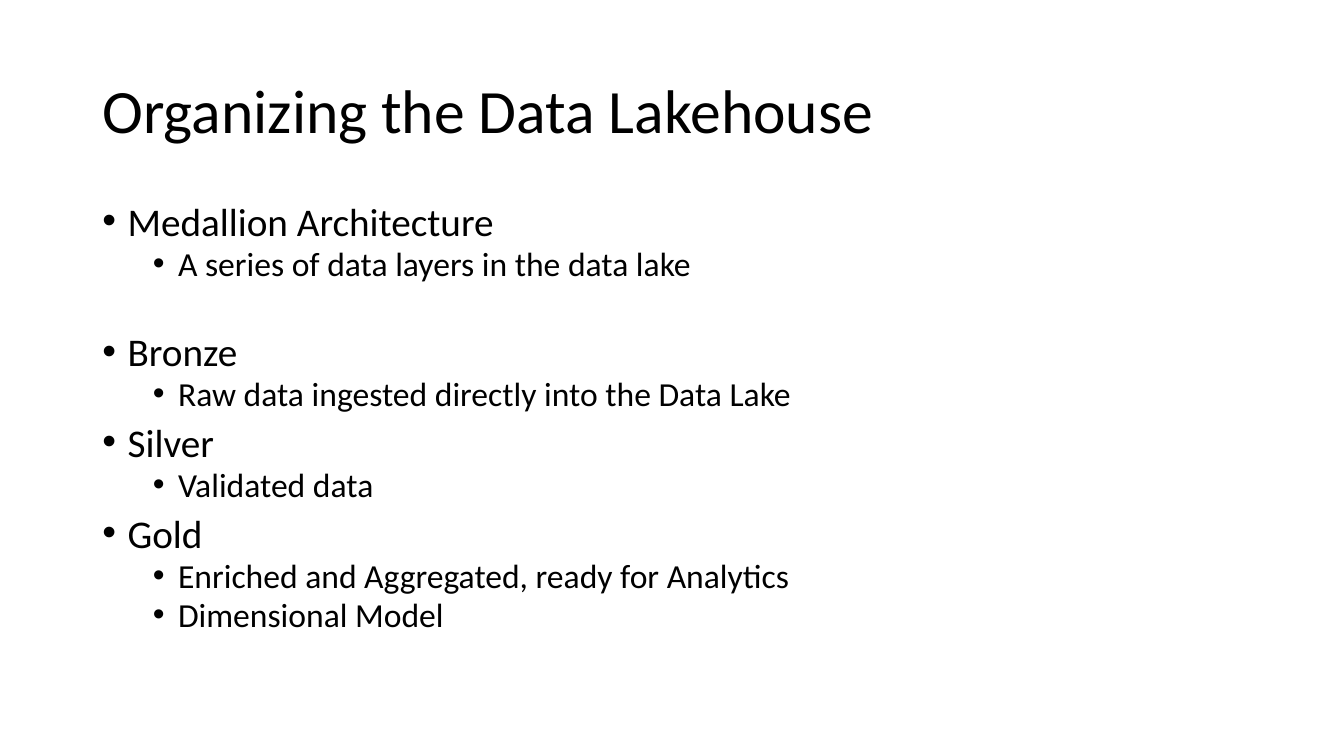
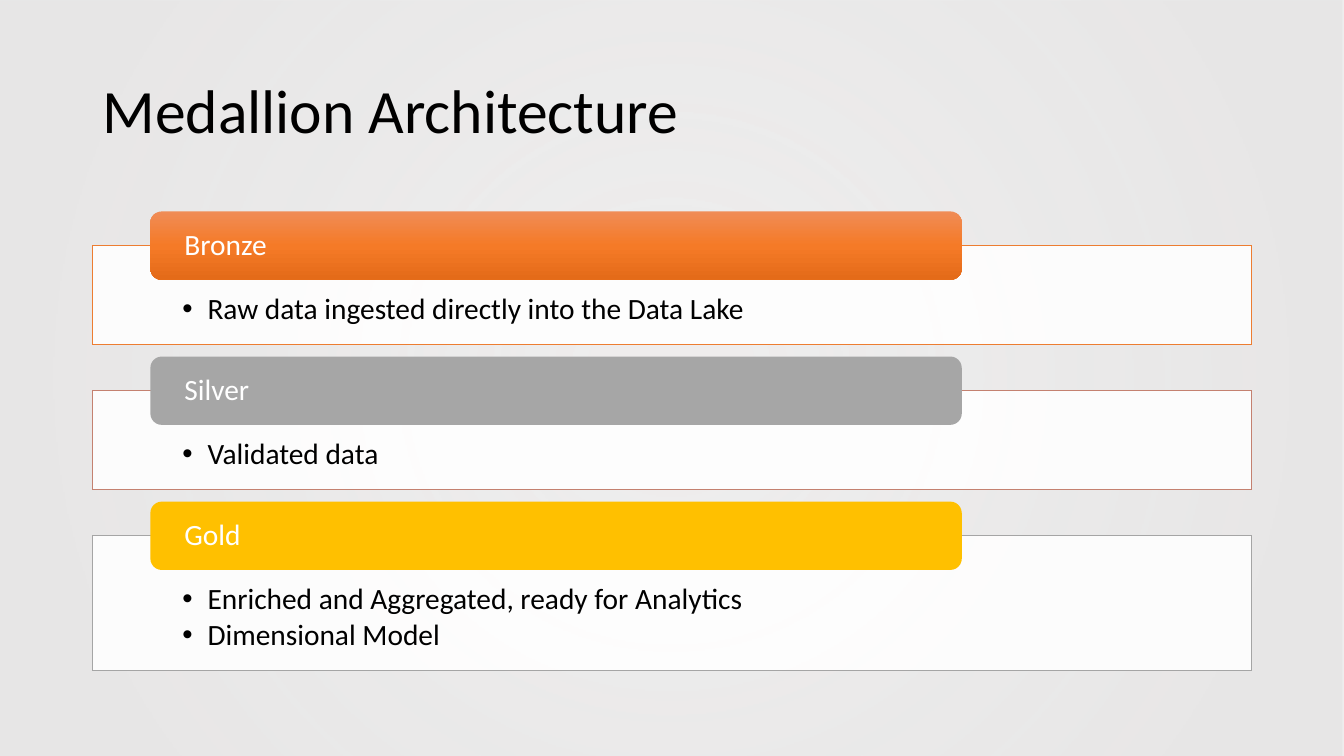
Before and after one commit to shswindell42/Presentations, a slide deck: slide 14 of Building a Data Lakehouse/Building a Data Lakehouse.pptx. Drawn at 1344x756 pixels with LibreOffice and Linux fonts; fonts in the diff are those of the drawing; background and template pictures are left out. Boxes give left, top, right and bottom in pixels: in the first picture for what was removed or moved away, otherwise in the second. Text is boxed around its words. In the diff, an @@ line names an element or a change of style, - is before the commit and + after.

Commit message:
Added style

```diff
--- a/Building a Data Lakehouse/Building a Data Lakehouse.pptx
+++ b/Building a Data Lakehouse/Building a Data Lakehouse.pptx
@@ rectangle added at [0, 0, 1344, 756], fill gradient #E7E6E6 @@
@@ title at [102, 90, 678, 134]: text changed @@
-Organizing the Data Lakehouse
+Medallion Architecture
@@ text removed at [128, 208, 791, 628] @@
-• Medallion Architecture
-  • A series of data layers in the data lake
-• Bronze
-  • Raw data ingested directly into the Data Lake
-• Silver
-  • Validated data
-• Gold
-  • Enriched and Aggregated, ready for Analytics
-  • Dimensional Model
@@ group added at [93, 212, 1252, 671]: 6 texts, 3 rectangles, 3 rounded rectangles @@
+  • Raw data ingested directly into the Data Lake
+Bronze
+  • Validated data
+Silver
+  • Enriched and Aggregated, ready for Analytics
+  • Dimensional Model
+Gold
```
Also in this commit, not shown: 12 other slides changed.
